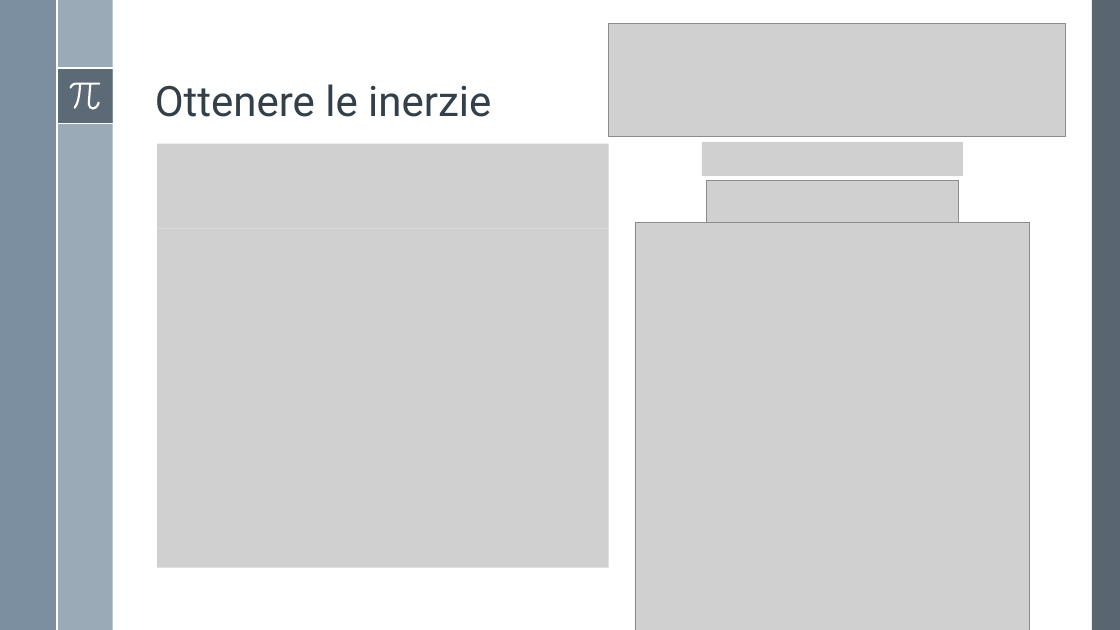
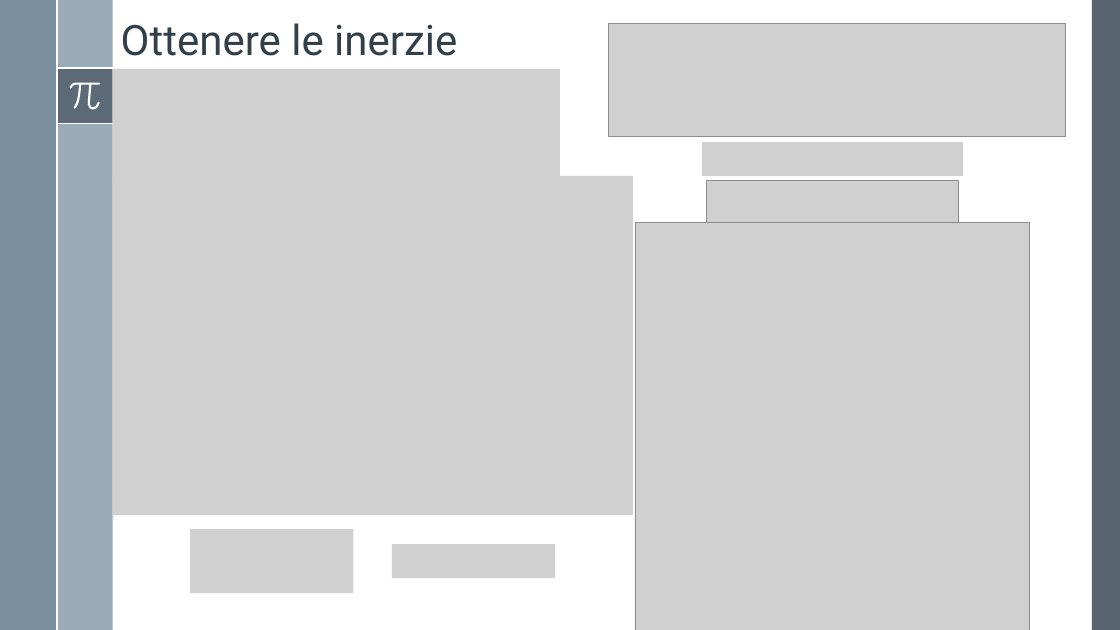
Before and after one commit to Alfystar/mv-Project, a slide deck: slide 2 of 00_Relazione_Bench/3-Stima dell'inerzia di un disco/[Bonus] Stima inerzia disco.pptx. Drawn at 1120x630 pixels with LibreOffice and Linux fonts; fonts in the diff are those of the drawing; grey boxes stand for pictures. Boxes give left, top, right and bottom in pixels: in the first picture for what was removed or moved away, otherwise in the second. Text is boxed around its words. In the diff, an @@ line names an element or a change of style, - is before the commit and + after.

```diff
--- a/00_Relazione_Bench/3-Stima dell'inerzia di un disco/[Bonus] Stima inerzia disco.pptx
+++ b/00_Relazione_Bench/3-Stima dell'inerzia di un disco/[Bonus] Stima inerzia disco.pptx
@@ title "Ottenere le inerzie": place and size @@
-title "Ottenere le inerzie" at [155,84,491,117]
+title "Ottenere le inerzie" at [121,23,457,56]
@@ picture added at [113,69,560,179] @@
@@ picture removed at [157,144,609,229] @@
@@ picture: place and size @@
-picture at [157,229,609,568]
+picture at [113,176,634,515]
@@ picture added at [190,529,353,593] @@
@@ picture added at [392,544,555,578] @@
```
Also in this commit, not shown: 1 other slide changed.
